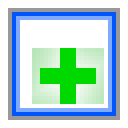
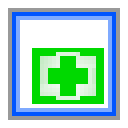
Two versions of the same layered image (128 × 128). Layer-by-layer changes:
painted on "Layer 2" over box(32, 48, 104, 104)
